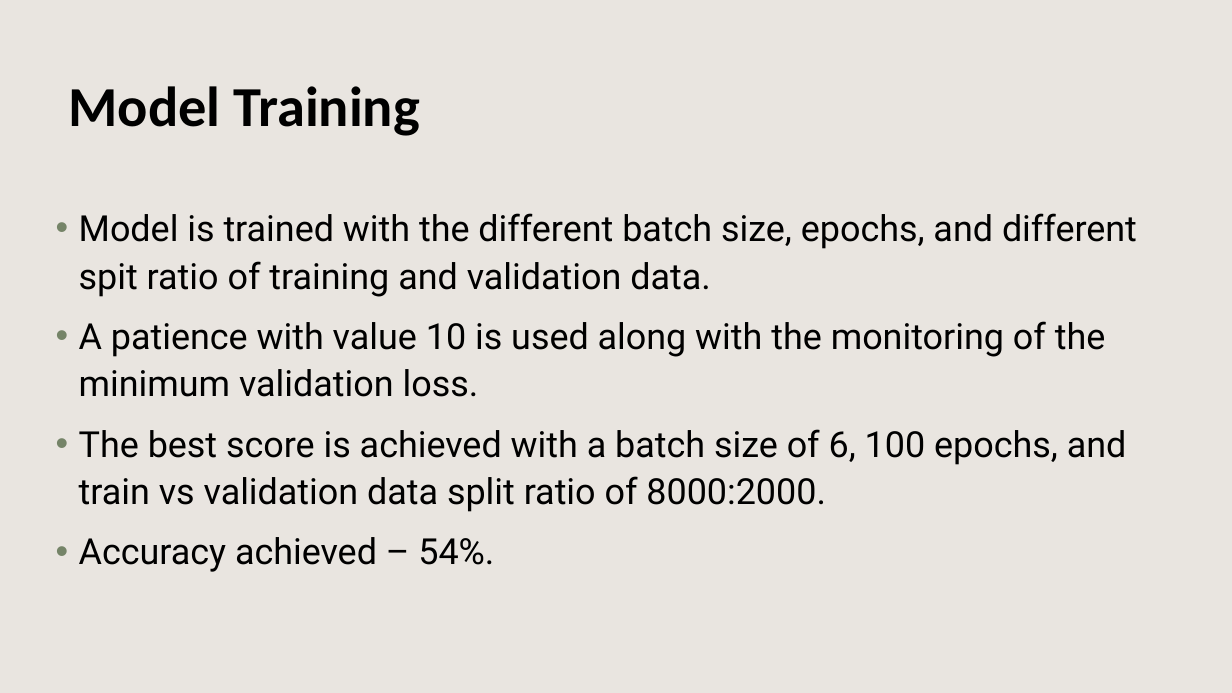
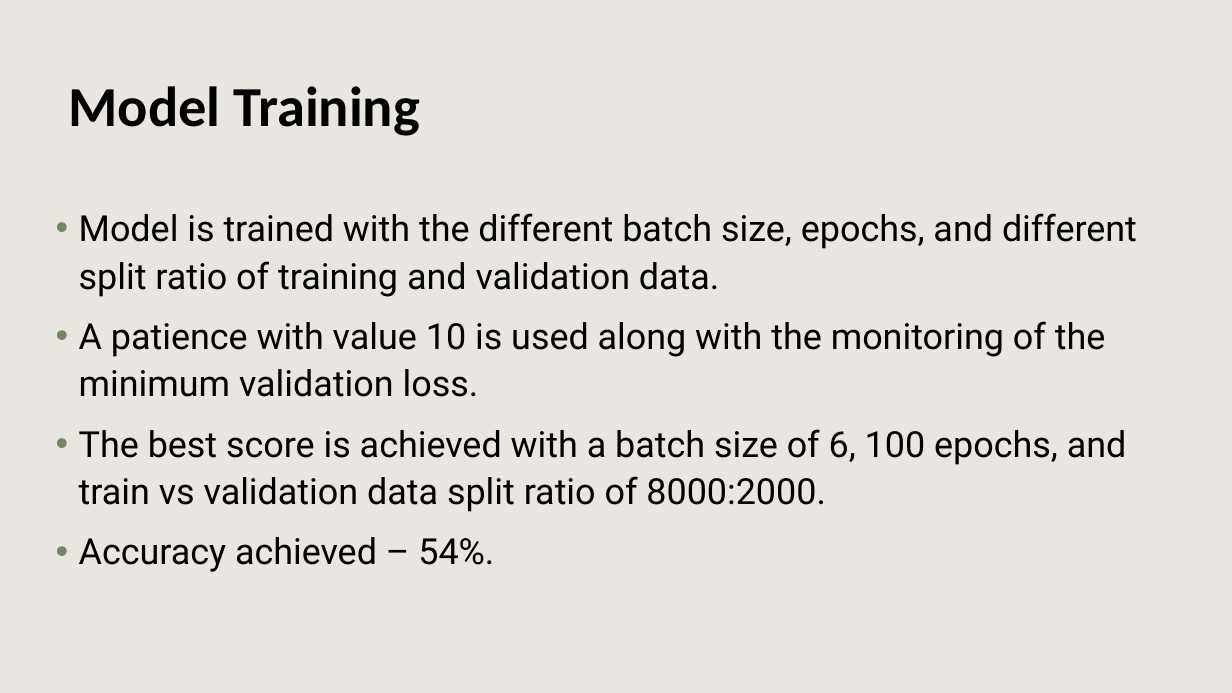
Before and after one commit to sanyam01/Enel645_FaceDetection_SiameseModel, a slide deck: slide 7 of Final_Presentation_group03.pptx. Drawn at 1232x693 pixels with LibreOffice and Linux fonts; fonts in the diff are those of the drawing; background and template pictures are left out. Boxes give left, top, right and bottom in pixels: in the first picture for what was removed or moved away, otherwise in the second. Text is boxed around its words. In the diff, an @@ line names an element or a change of style, - is before the commit and + after.

```diff
--- a/Final_Presentation_group03.pptx
+++ b/Final_Presentation_group03.pptx
@@ text at box(79, 213, 1137, 297): text changed @@
-• Model is trained with the different batch size, epochs, and different spit ratio of training and validation data.
+• Model is trained with the different batch size, epochs, and different split ratio of training and validation data.
```
Also in this commit, not shown: 4 other slides changed, 2 other files.
